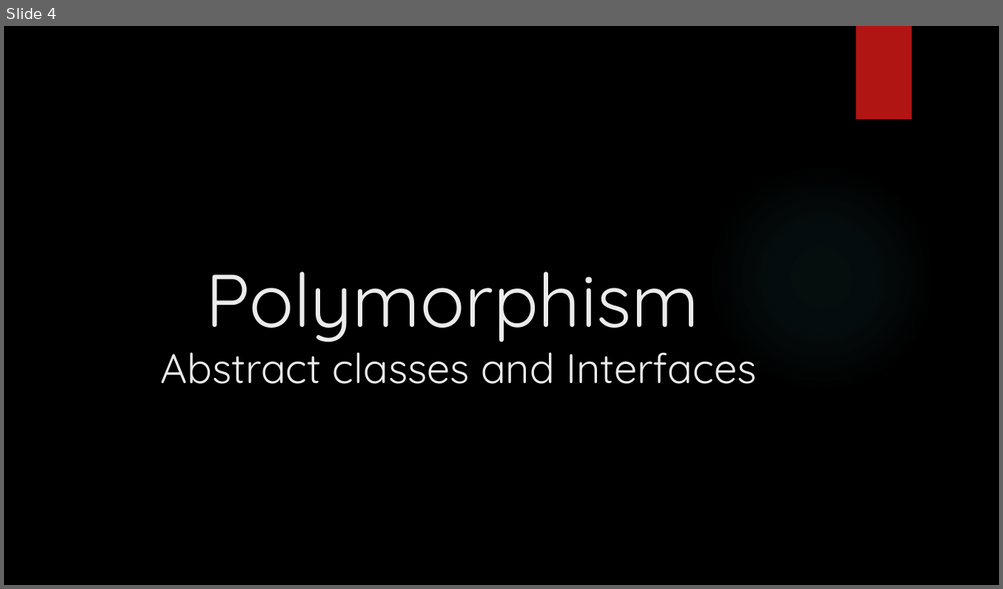
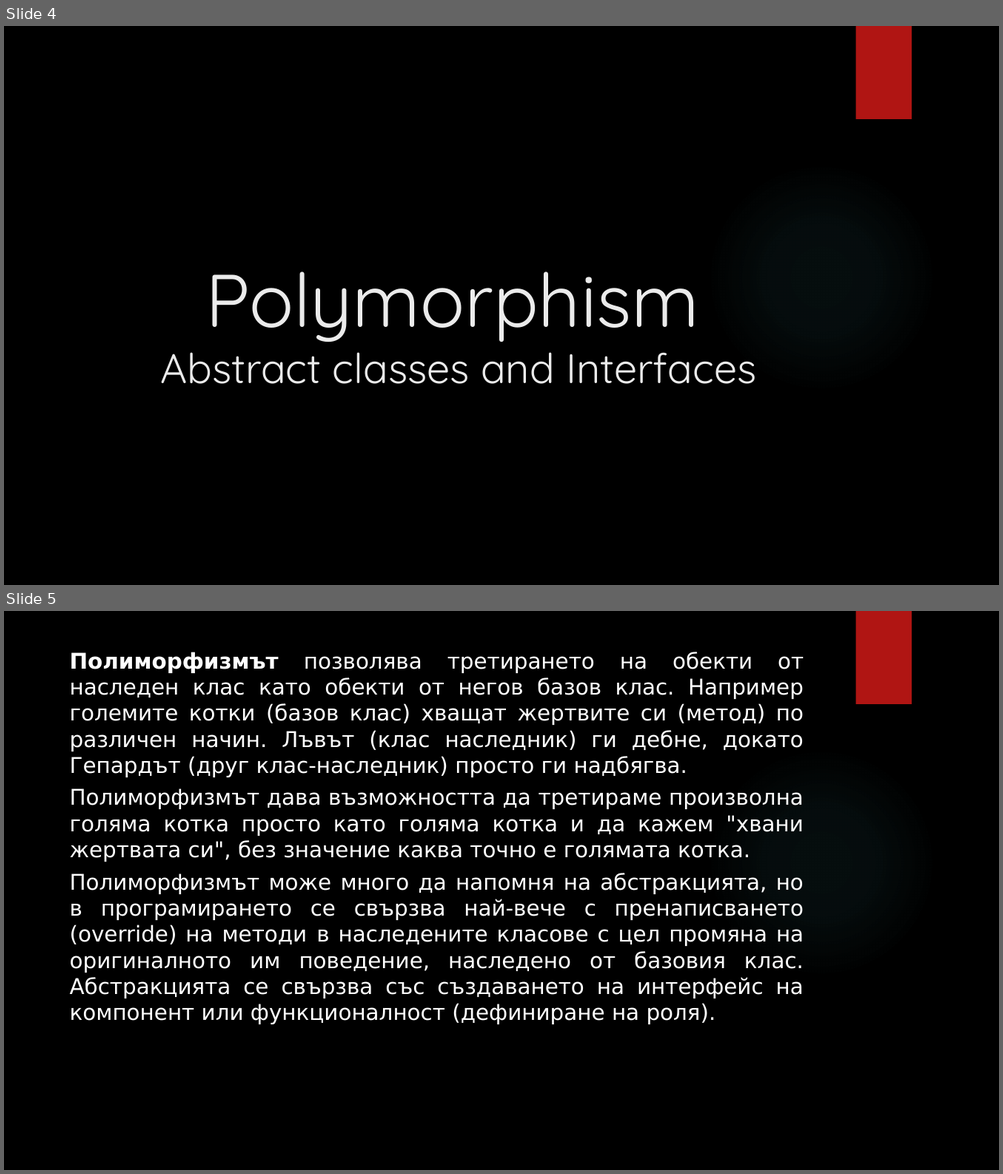
Before and after one commit to It-step-CSharp/Inheritance-And-Polymorphism, a slide deck: InheritanceAndPolymorphism.pptx. Shown one above the other, each under a label of ours: slide 4 before the commit, slides 4 and 5 after it. The pictures are 1003x589 and 1003x1174 pixels, drawn with LibreOffice and Linux fonts; fonts in the diff are those of the drawing; background and template pictures are left out. Boxes give left, top, right and bottom in pixels: in the first picture for what was removed or moved away, otherwise in the second. Text is boxed around its words. In the diff, an @@ line names an element or a change of style, - is before the commit and + after.

Commit message:
Extend presentation

```diff
--- a/InheritanceAndPolymorphism.pptx
+++ b/InheritanceAndPolymorphism.pptx
@@ slide 5 added at box(4, 611, 999, 1170), background picture (left out); not listed: 2 template elements that a slide beside it also shows @@
@@ text added at box(70, 652, 803, 1025), 21 pt, text #FFFFFF @@
+Полиморфизмът позволява третирането на обекти от наследен клас като обекти от негов базов клас. Например големите котки (базов клас) хващат жертвите си (метод) по различен начин. Лъвът (клас наследник) ги дебне, докато Гепардът (друг клас-наследник) просто ги надбягва.
+Полиморфизмът дава възможността да третираме произволна голяма котка просто като голяма котка и да кажем "хвани жертвата си", без значение каква точно е голямата котка.
+Полиморфизмът може много да напомня на абстракцията, но в програмирането се свързва най-вече с пренаписването (override) на методи в наследените класове с цел промяна на оригиналното им поведение, наследено от базовия клас. Абстракцията се свързва със създаването на интерфейс на компонент или функционалност (дефиниране на роля).
```
